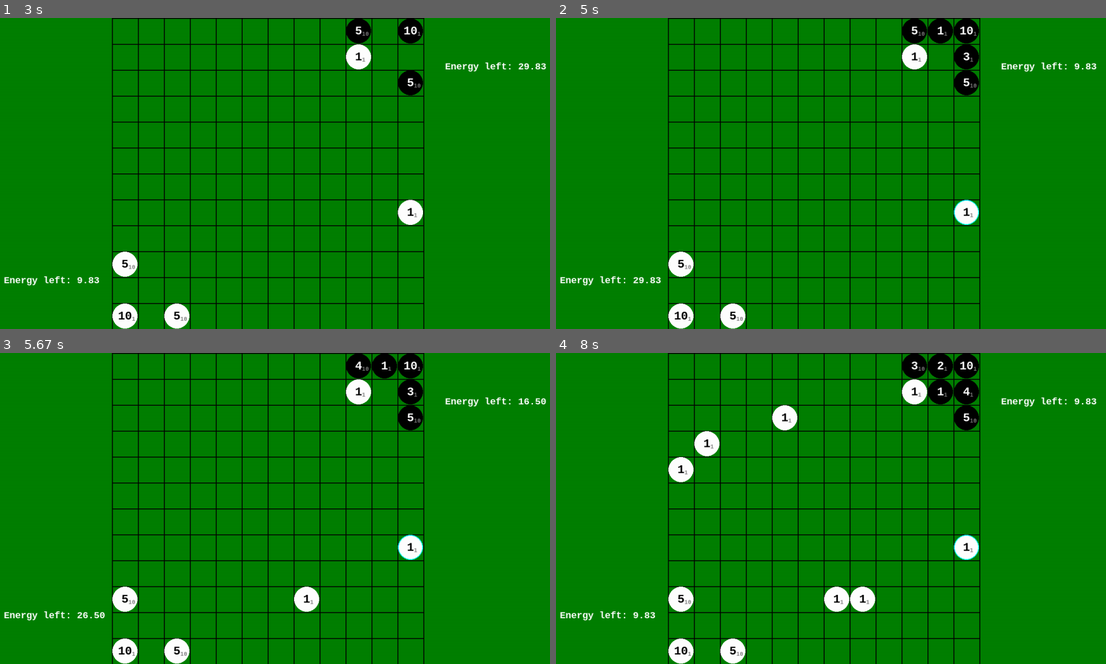
Above: before the commit, frames 1-4 (two rows, left to right).
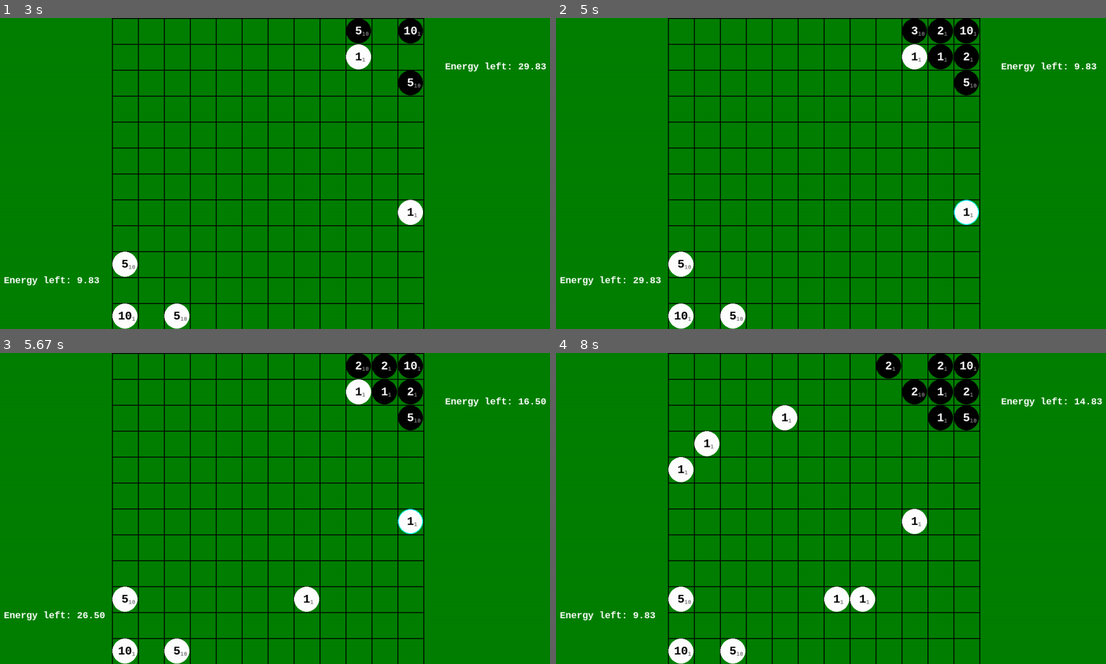
Above: after the commit, the same moments.

Repository: stanX19/pygame_projects
Game: pygame game, started from projects/my_reversi/main.py
Two runs of this game, one before a commit and one after it. Both use one fixed random seed, a clock stepped at 60 frames per second and the inputs below.
Inputs (mouse positions are in pixels of both pictures, inside the frame that each line leads up to):
- Up to frame 1 (3 s): click (247, 185) at 0.38 s; click (352, 64) at 1.22 s; click (418, 223) at 2.38 s
- Up to frame 2 (5 s): click (1023, 235) at 3.78 s; click (649, 70) at 4.12 s; click (655, 154) at 4.45 s; click (979, 207) at 4.78 s
- Up to frame 3 (5.67 s): right-click (154, 533) at 5.12 s; click (302, 595) at 5.45 s
- Up to frame 4 (8 s): click (715, 433) at 5.78 s; click (787, 415) at 6.12 s; click (847, 592) at 6.45 s; move the mouse to (682, 477) at 7.3 s; click (682, 477) at 7.35 s; click (908, 527) at 7.72 s; move the mouse to (814, 564) at 7.97 s

Frame 1 is identical in both runs. In frame 2, 0.3% of the frame differs, in the area x 64-76%, y 2-17%; in frame 3, 0.9%; in frame 4, 1.9%, in the area x 58-100%, y 0-67%.

Commit message:
command units wokring

Diff:
--- a/projects/my_reversi/main.py
+++ b/projects/my_reversi/main.py
@@ -21,7 +21,7 @@
 ENERGY_RECOVERY_RATE = 10  # Energy recovery per second
 MAX_ENERGY = 160  # Maximum energy
 BASIC_UNIT_COST = 10  # Energy cost to spawn a unit
-UPGRADE_UNIT_COST = 10  # Energy cost to upgrade a unit
+UPGRADE_UNIT_COST = 5  # Energy cost to upgrade a unit
 
 unit_nu_font = pygame.font.SysFont("consolas", CELL_SIZE // 2, bold=True, italic=False)
 unit_nu_font_small = pygame.font.SysFont("consolas", CELL_SIZE // 4, bold=True, italic=False)
@@ -34,15 +34,15 @@
         self.contrast_color: tuple = (255 - color[0], 255 - color[1], 255 - color[2])
         self.hp: float = hp
         self.dmg: float = dmg
-        self.move_cd: float = move_cd * 2
+        self.move_cd: float = move_cd
         self.search_radius: float = search_radius
-        self._move_timer: float = move_cd * 4
-        self._atk_timer: float = move_cd * 4
+        self._move_timer: float = self.move_cd * 2
+        self._atk_timer: float = self.move_cd * 2
         self.selected: bool = False
         self.target_cord: Union[None, tuple[int, int]] = None
 
     @property
-    def move_timer(self):
+    def move_timer(self) -> float:
         return self._move_timer
 
     @move_timer.setter
@@ -67,7 +67,7 @@
 
     def upgrade(self):
         self.hp += 1
-        self.move_cd *= 0.9
+        # self.move_cd *= 0.9
 
     def __str__(self):
         return f"{self.__class__}[hp={self.hp}, dmg={self.dmg}\
@@ -138,7 +138,37 @@
         if 0 <= row < GRID_SIZE and 0 <= col < GRID_SIZE:
             self.grid[row][col] = unit
 
-    def bfs(self, start, unit) -> tuple[int, int]:
+    def _bfs_assemble(self, start, unit, blocking=None):
+        if not unit.target_cord:
+            return [start]
+        queue = deque([start])
+        visited = {start}
+        parent = {start: None}
+
+        while queue:
+            row, col = queue.popleft()
+
+            if (row, col) == unit.target_cord:
+                # Target found, extract path
+                path = []
+                cord = (row, col)
+                while cord is not None:
+                    path.append(cord)
+                    cord = parent[cord]
+                path.reverse()
+                return path
+
+            for drow, dcol in [(-1, 0), (1, 0), (0, -1), (0, 1)]:
+                nrow, ncol = row + drow, col + dcol
+                if 0 <= nrow < GRID_SIZE and 0 <= ncol < GRID_SIZE and (nrow, ncol) not in visited\
+                        and not isinstance(self.grid[nrow][ncol], blocking):
+                    visited.add((nrow, ncol))
+                    parent[(nrow, ncol)] = (row, col)
+                    queue.append((nrow, ncol))
+
+        return [start]
+
+    def _bfs_enemy(self, start, unit) -> list[tuple[int, int]]:
         queue = deque([start])
         visited = {start}
         parent = {start: None}
@@ -154,7 +184,7 @@
                     path.append(cord)
                     cord = parent[cord]
                 path.reverse()
-                return path[1]
+                return path
 
             for drow, dcol in [(-1, 0), (1, 0), (0, -1), (0, 1)]:
                 nrow, ncol = row + drow, col + dcol
@@ -165,7 +195,15 @@
                     parent[(nrow, ncol)] = (row, col)
                     queue.append((nrow, ncol))
 
-        return start
+        return [start]
+
+    def bfs(self, start, unit):
+        ret = self._bfs_assemble(start, unit, type(unit))
+        if len(ret) == 1:
+            ret = self._bfs_assemble(start, unit, ())
+        if len(ret) == 1:
+            ret = self._bfs_enemy(start, unit)
+        return ret
 
     def norm_target_cord(self, target_row, target_col, row, col) -> tuple[int, int]:
         target_col -= col
@@ -201,9 +239,13 @@
                     continue
                 if unit.hp <= 0:
                     continue
-                if unit.move_timer > 0 or unit.move_timer is None:
-                    continue
-                target_row, target_col = self.bfs((row, col), unit)
+                if unit.move_timer > 0:
+                    continue
+                try:
+                    target_row, target_col = self.bfs((row, col), unit)[1]
+                except IndexError:
+                    unit.target_cord = None
+                    continue
                 if target_row == row and target_col == col:
                     continue
                 target_row, target_col = self.norm_target_cord(target_row, target_col, row, col)
@@ -337,7 +379,7 @@
             y, x = loc[1] + dy, loc[0] + dx
             if not (0 <= x < GRID_SIZE and 0 <= y < GRID_SIZE):
                 continue
-            if type(self.grid[y][x]) is Black and self.black_energy >= UPGRADE_UNIT_COST:
+            while type(self.grid[y][x]) is Black and self.black_energy >= UPGRADE_UNIT_COST and random.random() < 0.5:
                 self.grid[y][x].upgrade()
                 self.black_energy -= UPGRADE_UNIT_COST
             if not self.grid[y][x] and self.black_energy >= BASIC_UNIT_COST:
@@ -349,17 +391,34 @@
         self.energy = min(MAX_ENERGY, self.energy + ENERGY_RECOVERY_RATE * delta_time)
         self.black_energy = min(MAX_ENERGY, self.black_energy + ENERGY_RECOVERY_RATE * delta_time)
 
+    def iter_grid(self):
+        for row in self.grid:
+            for unit in row:
+                yield unit
+
     def handle_mouse_event(self, event):
         pos = pygame.mouse.get_pos()
         y, x = self.get_grid_position(pos)
         if y == -1 or x == -1:
             return
-        if isinstance(self.grid[y][x], White) and event.button == 3 and self.energy >= UPGRADE_UNIT_COST:
-            self.energy -= UPGRADE_UNIT_COST
-            self.grid[y][x].upgrade()
+        selected_units = [i for i in self.iter_grid() if isinstance(i, White) and i.selected]
+        if isinstance(self.grid[y][x], White) and event.button == 3:
+            if self.grid[y][x].selected:
+                for u in selected_units:
+                    if not self.energy >= UPGRADE_UNIT_COST:
+                        break
+                    self.energy -= UPGRADE_UNIT_COST
+                    u.upgrade()
+            elif self.energy >= UPGRADE_UNIT_COST:
+                self.energy -= UPGRADE_UNIT_COST
+                self.grid[y][x].upgrade()
+        elif event.button == 3 and not isinstance(self.grid[y][x], White) and selected_units:
+            for u in selected_units:
+                u.target_cord = (y, x)
         elif event.button == 1 and self.grid[y][x] is None and self.energy >= BASIC_UNIT_COST:
             self.energy -= BASIC_UNIT_COST
-            self.place_unit(y, x, White(1, 1, 1, 2))
+            new = White(1, 1, 1, 2)
+            self.place_unit(y, x, new)
         elif event.button == 1 and isinstance(self.grid[y][x], White):
             self.grid[y][x].selected = not self.grid[y][x].selected
 
@@ -406,7 +465,7 @@
             for event in pygame.event.get():
                 if event.type == pygame.QUIT:
                     self.quit = True
-                else:
+                if event.type == pygame.MOUSEBUTTONDOWN:
                     self.running = False
         if self.quit:
             return -1
